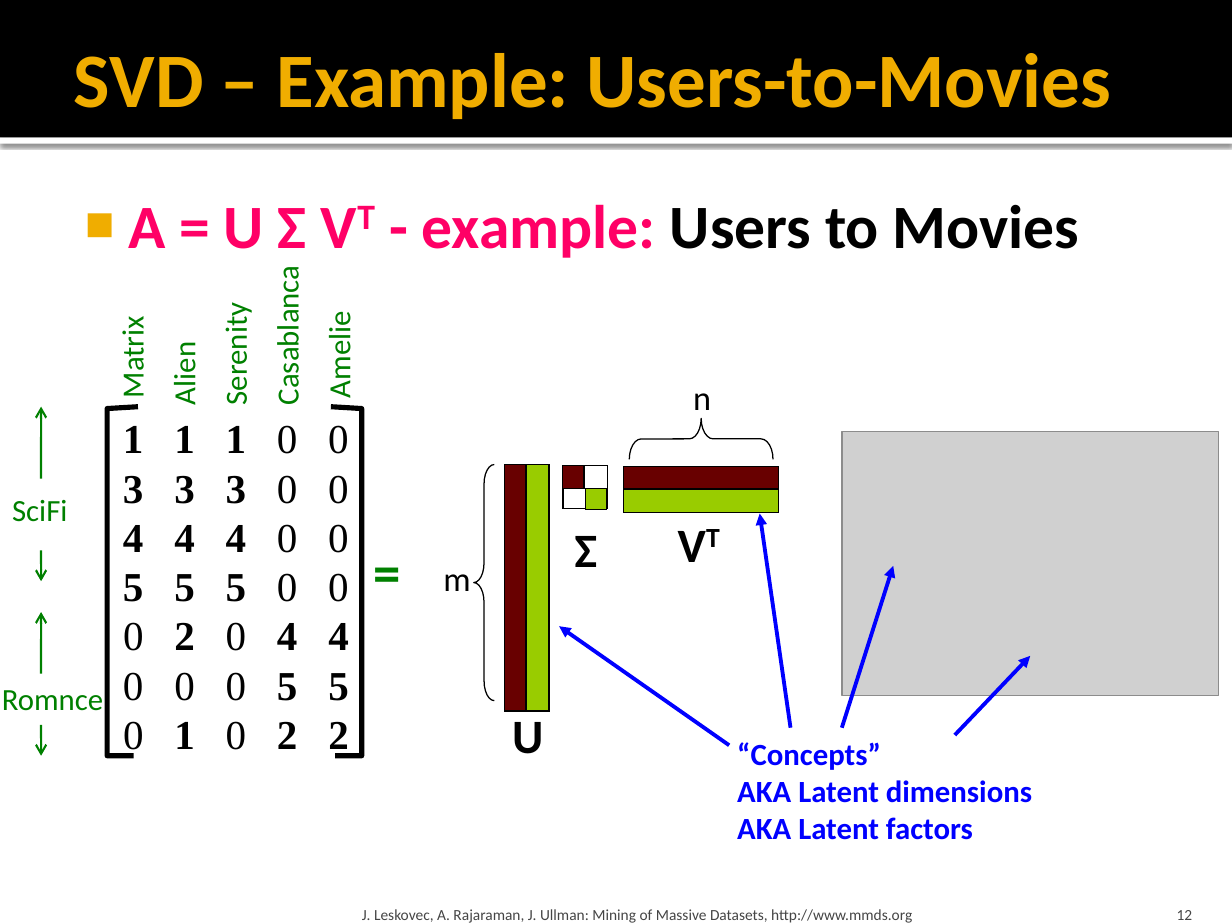
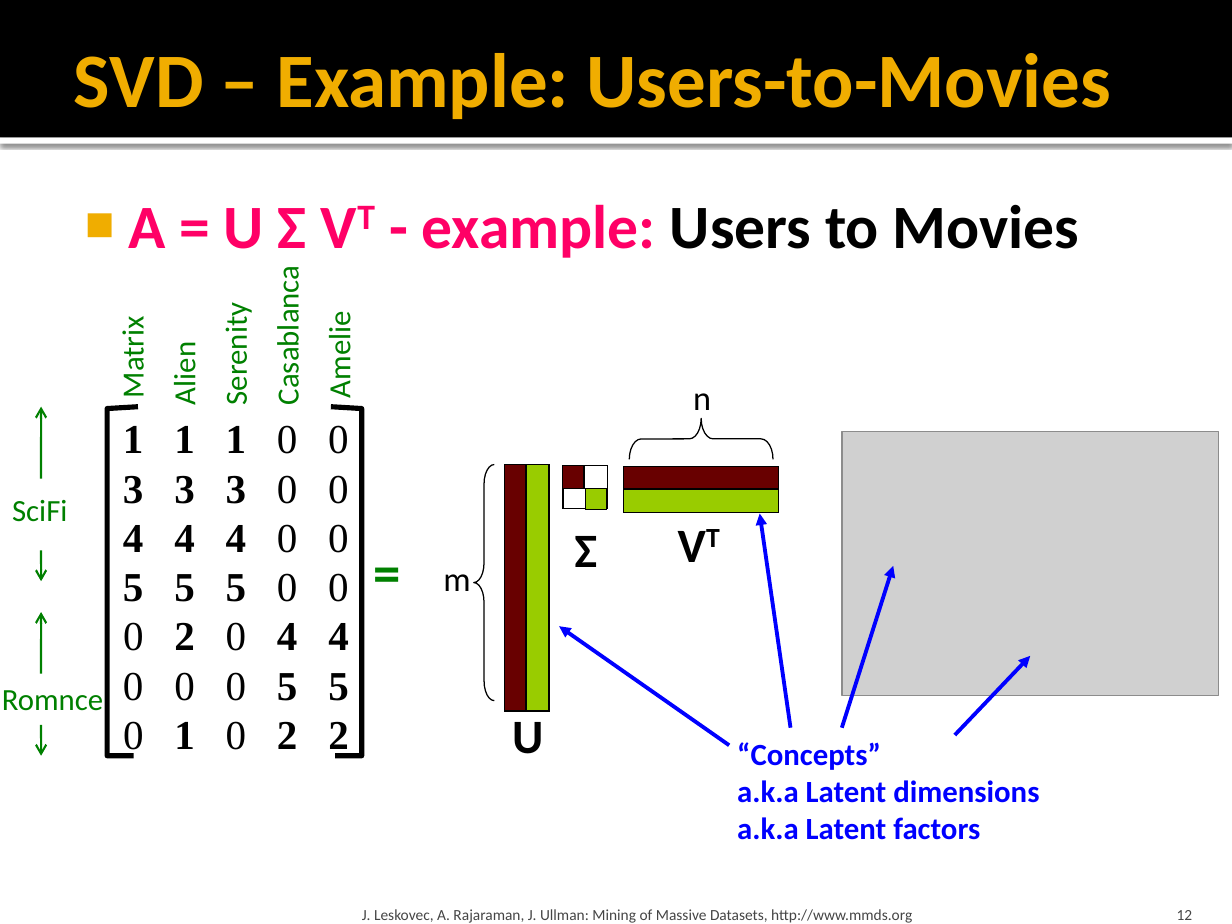
Before and after one commit to chriswjh/chriswjh.github.io, a slide deck: slide 12 of BDM/11-dimred.pptx. Drawn at 1232x924 pixels with LibreOffice and Linux fonts; fonts in the diff are those of the drawing; grey boxes stand for pictures. Boxes give left, top, right and bottom in pixels: in the first picture for what was removed or moved away, otherwise in the second. Text is boxed around its words. In the diff, an @@ line names an element or a change of style, - is before the commit and + after.

```diff
--- a/BDM/11-dimred.pptx
+++ b/BDM/11-dimred.pptx
@@ text at <box>737,742,1039,840</box>: text changed @@
-“Concepts”
-AKA Latent dimensions
-AKA Latent factors
+“Concepts”
+a.k.a Latent dimensions
+a.k.a Latent factors
```
Also in this commit, not shown: 2 other slides changed, 1 other file.
